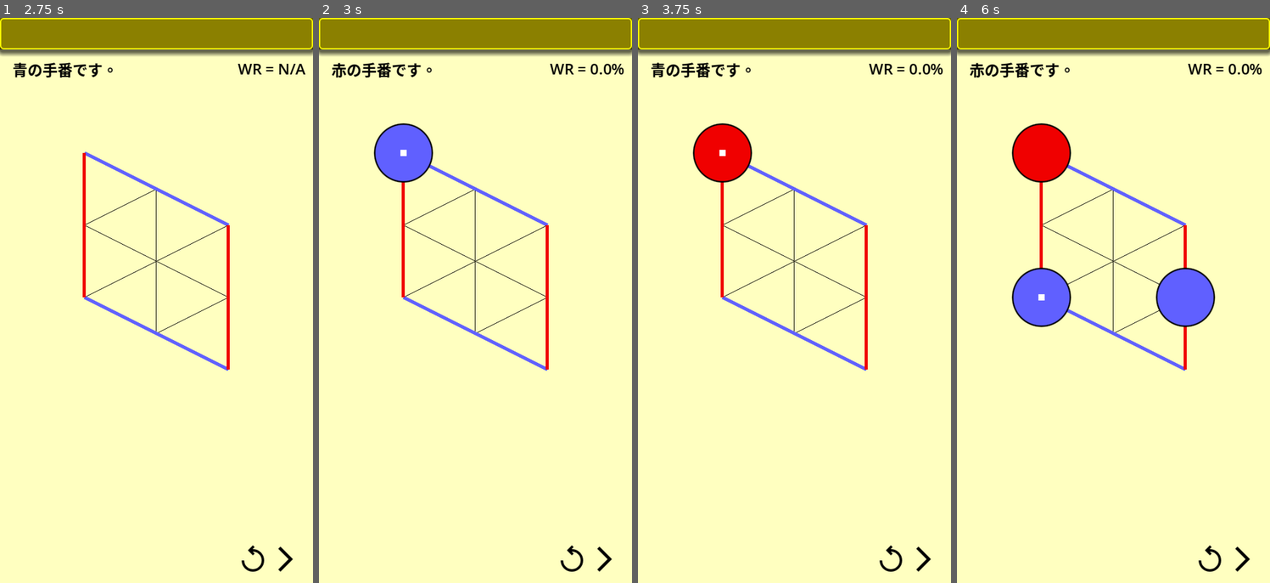
Above: before the commit, frames 1-4 (left to right).
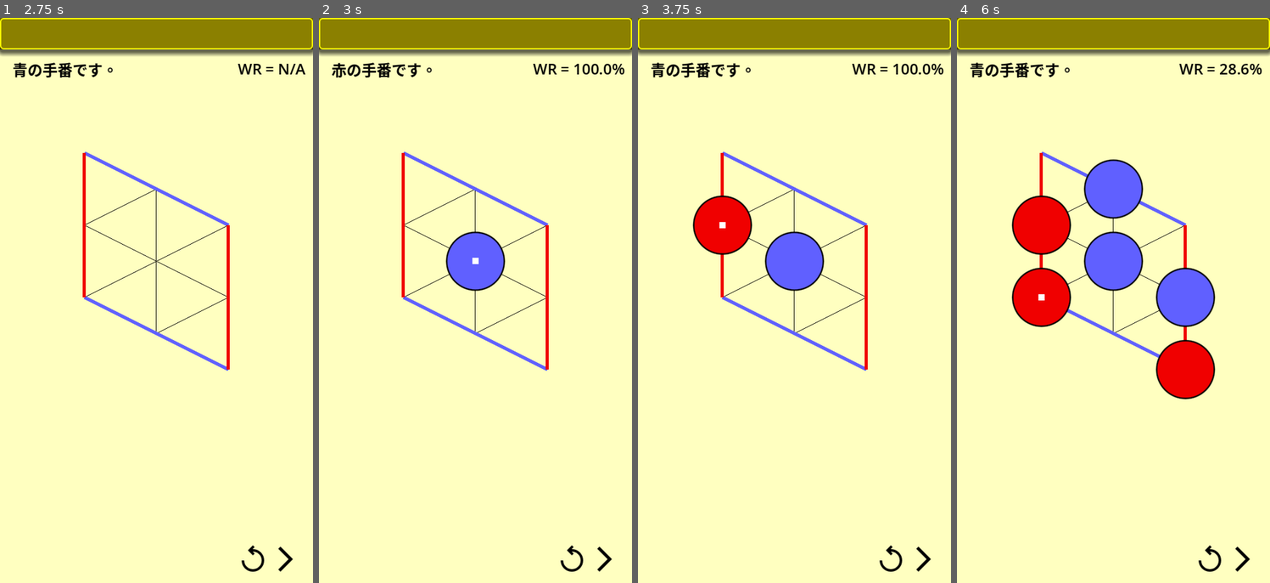
Above: after the commit, the same moments.

Repository: vivisuke/HexGame
Game: Godot game, scene res://main.tscn
Two runs of this game, one before a commit and one after it. Both use one fixed random seed, a clock stepped at 60 frames per second and the inputs below.
Inputs (mouse positions are in pixels of both pictures, inside the frame that each line leads up to):
- Up to frame 1 (2.75 s): click (253, 560) at 0.5 s; click (253, 560) at 1.25 s; click (253, 560) at 2 s
- Up to frame 2 (3 s): click (603, 560) at 2.75 s
- Up to frame 3 (3.75 s): click (922, 560) at 3.5 s
- Up to frame 4 (6 s): click (1241, 560) at 4.25 s; tap Enter at 5 s; move the mouse to (1182, 272) at 5.02 s; click (1182, 272) at 5.17 s; tap Space at 5.75 s; move the mouse to (1050, 328) at 5.77 s; click (1050, 328) at 5.92 s

Frame 1 is identical in both runs. In frame 2, 3.4% of the frame differs, in the area x 17-98%, y 8-49%; in frame 3, 5.0%; in frame 4, 9.5%, in the area x 4-94%, y 7-68%.
Error before the commit: Invalid access to property or key 'children' on a base object of type 'Nil'. (res://scripts/MCTS.gd:107)

Commit message:
0058 ◎ C 01/31 01/31 0.001│問題│3x3 盤面：探索回数を10にするとクラッシュする

Diff:
--- a/hexgame/scripts/Board.gd
+++ b/hexgame/scripts/Board.gd
@@ -332,7 +332,7 @@
 func sel_move_MCTS(next):
 	var mcts = MCTS.new(self, next)
 	#mcts.add_children()
-	var mv = mcts.do_search(10)
+	var mv = mcts.do_search(11)
 	win_rate = mcts.win_rate
 	mcts.print()
 	return mv
--- a/hexgame/scripts/MCTS.gd
+++ b/hexgame/scripts/MCTS.gd
@@ -31,6 +31,7 @@
 		var best_ucb = -INF # 無限小
 		for child in children:
 			var ucb_value = calculate_ucb(child, c_puct, parent_visits)
+			print("ucb_value = ", ucb_value)
 			if ucb_value > best_ucb:
 				best_ucb = ucb_value
 				best_child = child
@@ -38,8 +39,8 @@
 	func calculate_ucb(node: MCTSNode, c_puct: float, parent_visits: int) -> float:
 		if node.visits == 0:
 			return INF # 未訪問ノードは優先的に探索
-		var exploitation_term = float(node.wins) / node.visits # 活用 (勝率)
-		var exploration_term = c_puct * sqrt(log(parent_visits) / float(node.visits)) # 探索
+		var exploitation_term : float = float(node.wins) / node.visits # 活用 (勝率)
+		var exploration_term : float = c_puct * sqrt(log(parent_visits) / float(node.visits)) # 探索
 		return exploitation_term + exploration_term
 
 var root_node: MCTSNode
@@ -101,8 +102,9 @@
 		var bd = Board.new()
 		bd.copy_from(board)
 		var col = player_color			# 次の手番色
+		root_node.visits += 1
 		var node : MCTSNode = root_node # 探索開始ノードを根ノードに設定
-		node = node.select_child_ucb(c_puct, node.visits) # UCB で子ノードを選択
+		#node = node.select_child_ucb(c_puct, node.visits) # UCB で子ノードを選択
 		var go = false
 		while !node.children.is_empty():
 			node = node.select_child_ucb(c_puct, node.visits) # UCB で子ノードを選択
Not shown, changed: HexGame.spr
